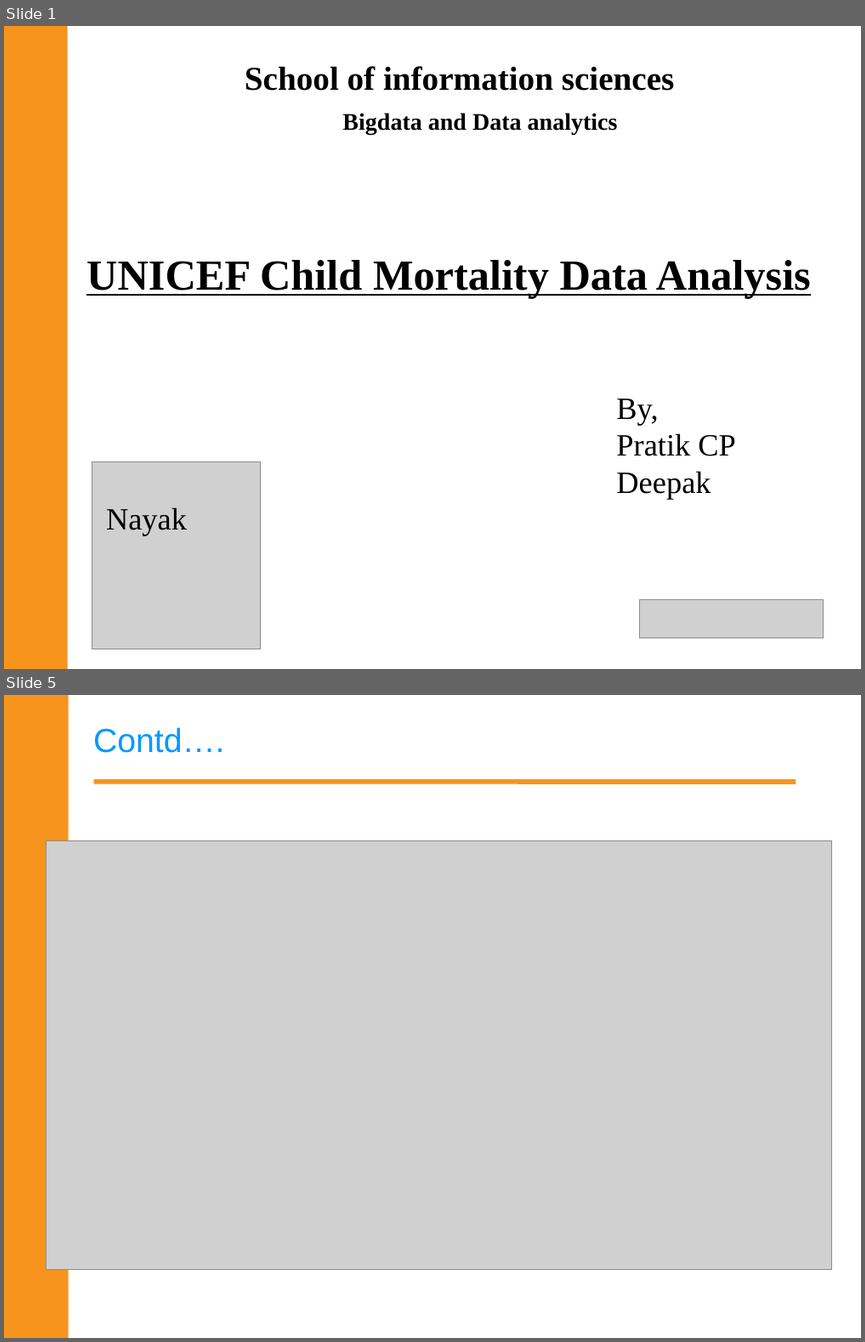
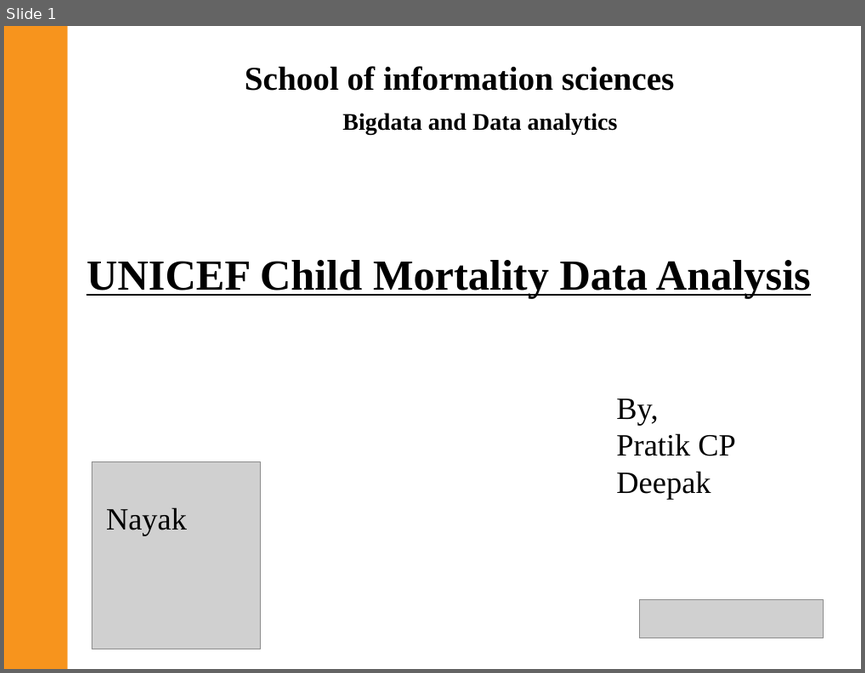
Before and after one commit to Pratikjain09/Term-project, a slide deck: Second Phase.ppt. Shown one above the other, each under a label of ours: slides 1 and 5 before the commit, slide 1 after it; the slides between them are not shown. The pictures are 865x1342 and 865x673 pixels, drawn with LibreOffice and Linux fonts; fonts in the diff are those of the drawing; grey boxes stand for pictures. Boxes give left, top, right and bottom in pixels: in the first picture for what was removed or moved away, otherwise in the second. Text is boxed around its words. In the diff, an @@ line names an element or a change of style, - is before the commit and + after.

```diff
--- a/Second Phase.ppt
+++ b/Second Phase.ppt
@@ slide 5 removed at (4, 695, 861, 1338), background #FFFFFF @@
@@ rectangle removed at (4, 695, 69, 1338) @@
@@ text removed at (93, 727, 224, 753) @@
-Contd….
@@ line removed from (97, 782) to (793, 782) @@
@@ picture removed at (46, 840, 832, 1269) @@
```
Also in this commit, not shown: 2 slides changed, 2 slides added, 3 other slides removed, 2 other files.
